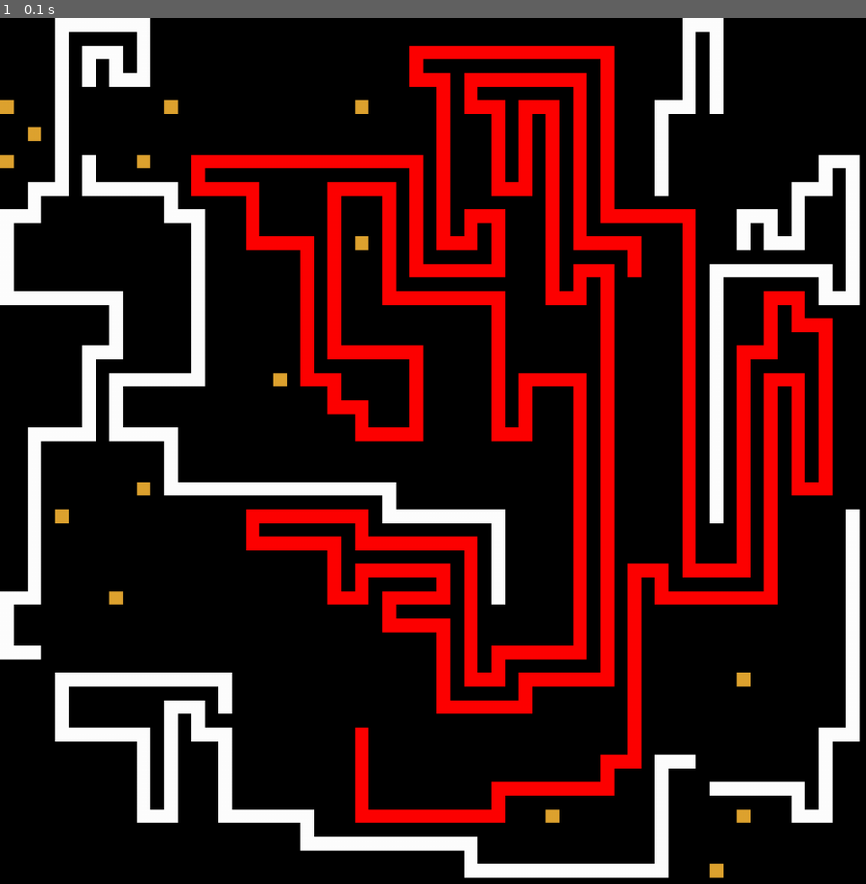
Above: before the commit, frame 1.
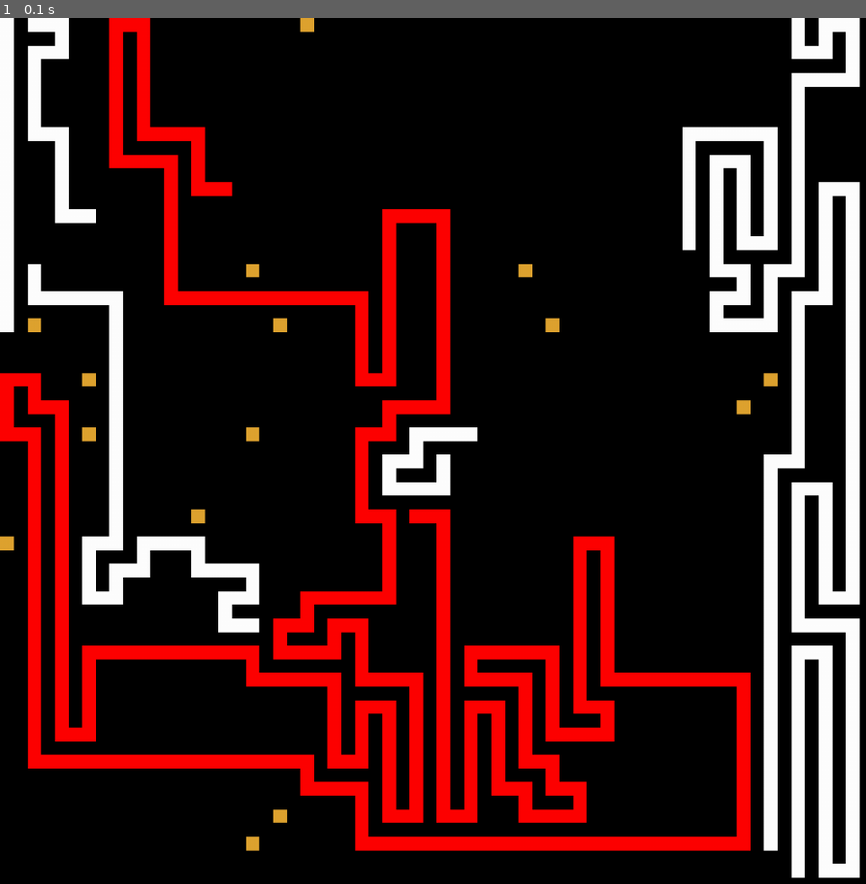
Above: after the commit, the same moment.

Repository: JesperFritsch/snake_sim
Game: pygame game, started from test/tests/autosnake2_test.py
The game is run twice, just before and just after one commit, with the same random seed, the same clock (stepped at 60 frames per second) and the same inputs.
Inputs:
- Up to frame 1 (0.1 s): no input

The runs differ from the first frame. In frame 1, 35% of the frame differs, in the area x 0-100%, y 0-100%.

Commit message:
Performance boost
Found new way to detect when to recursively run area_check, much faster now
replaced a few function calls with inline expressions

fixed a bug in area_check tat made the check search more than it should.

Diff:
--- a/snakes/autoSnake4.py
+++ b/snakes/autoSnake4.py
@@ -175,7 +175,10 @@
         s_dir = coord_op(self_coord, body_coords[1], '-')
         return coord_op(self_coord, s_dir, '+')
 
+
     def get_areas_fast(self, s_map, s_coord):
+        food_tile = self.env.FOOD_TILE
+        free_tile = self.env.FREE_TILE
         curr_area = deque()
         areas = []
         s_x, s_y = s_coord
@@ -186,7 +189,7 @@
         for n_coord in n_coords:
             i += 1
             if self.env.is_inside(n_coord):
-                if s_map[n_coord[1], n_coord[0]] == self.env.FREE_TILE or s_map[n_coord[1], n_coord[0]] == self.env.FOOD_TILE:
+                if s_map[n_coord[1], n_coord[0]] == free_tile or s_map[n_coord[1], n_coord[0]] == food_tile:
                     curr_area.append(n_coord)
                     curr_area_len += 1
                 elif curr_area_len != 0:
@@ -194,8 +197,8 @@
                     curr_area = deque()
                     curr_area_len = 0
                 corner_coord = corner_coords[i]
-                if (self.env.is_inside(corner_coord) and
-                    s_map[corner_coord[1], corner_coord[0]] != self.env.FREE_TILE and s_map[corner_coord[1], corner_coord[0]] != self.env.FOOD_TILE and
+                if (self.env.is_inside(corner_coord) and not
+                    (s_map[corner_coord[1], corner_coord[0]] == free_tile or s_map[corner_coord[1], corner_coord[0]] == food_tile) and
                     curr_area_len != 0):
                         areas.append(curr_area)
                         curr_area = deque()
@@ -207,18 +210,45 @@
         if curr_area_len != 0:
             areas.append(curr_area)
         #if the last area is connected to the first area, merge them
-        if areas[0][0] == n_coords[0] and areas[-1][-1] == n_coords[-1]:
+        if areas[0][0] == n_coords[0] and areas[-1][-1] == n_coords[-1] and curr_area_len != 4:
             lu_corn = corner_coords[-1]
-            if s_map[lu_corn[1], lu_corn[0]] == self.env.FREE_TILE or s_map[lu_corn[1], lu_corn[0]] == self.env.FOOD_TILE:
+            if s_map[lu_corn[1], lu_corn[0]] == free_tile or s_map[lu_corn[1], lu_corn[0]] == food_tile:
                 areas[0].extend(areas.pop())
         return areas
 
 
     def is_single_area(self, coord, areas):
         for area in areas:
-            if len(area) == 1 and coord_cmp(area[0], coord):
+            if len(area) == 1 and (area[0][0] == coord[0] and area[0][1] == coord[1]):
                 return True
         return False
+
+    def is_single_area2(self, s_map, coord, check_coord):
+        c_dir = (check_coord[0] - coord[0], check_coord[1] - coord[1])
+        c_perp = (c_dir[1], c_dir[0])
+        conn_a = (
+            (check_coord[0] + c_perp[0], check_coord[1] + c_perp[1]),
+            (coord[0] + c_perp[0], coord[1] + c_perp[1])
+        )
+        conn_b = (
+            (check_coord[0] - c_perp[0], check_coord[1] - c_perp[1]),
+            (coord[0] - c_perp[0], coord[1] - c_perp[1])
+        )
+        connected = True
+        for conn in conn_a:
+            x, y = conn
+            if (0 <= x < self.width and 0 <= y < self.height) and not (s_map[y, x] == self.env.FREE_TILE or s_map[y, x] == self.env.FOOD_TILE):
+                connected = False
+                break
+        if not connected:
+            connected = True
+            for conn in conn_b:
+                x, y = conn
+                if (0 <= x < self.width and 0 <= y < self.height) and not (s_map[y, x] == self.env.FREE_TILE or s_map[y, x] == self.env.FOOD_TILE):
+                    connected = False
+                    break
+        return not connected
+
 
     def area_check(self, s_map, body_coords, start_coord, tile_count=0, food_count=0, max_index=0, checked=None, depth=0):
         current_coords = deque([start_coord])
@@ -239,30 +269,33 @@
         while current_coords:
             curr_coord = current_coords.popleft()
             c_x, c_y = curr_coord
-            if tile_count > 1:
-                #if it is the first tile then an area search could be incorrect if the head is one step away from a
-                areas = self.get_areas_fast(s_map, curr_coord)
-            else:
-                areas = []
+            # if tile_count > 1:
+            #     #if it is the first tile then an area search could be incorrect if the head is one step away from a
+            #     areas = self.get_areas_fast(s_map, curr_coord)
+            # else:
+            #     areas = []
             # map_copy = self.show_search(s_map.copy(), coord=curr_coord, checked=checked)
             # self.print_map(map_copy)
+            # print('curr_coord: ', curr_coord)
             # print('areas: ', areas)
             neighbours = ((c_x, c_y-1),(c_x+1, c_y),(c_x, c_y+1),(c_x-1, c_y))
-            neighbours = [coord for coord in neighbours if self.env.is_inside(coord)]
+            neighbours = [(x, y) for x, y in neighbours if (0 <= x < self.width and 0 <= y < self.height)]
             for n_coord in neighbours:
                 n_x, n_y = n_coord
                 if not checked[n_y, n_x]:
                     checked[n_y, n_x] = True
-                    if coord_cmp(n_coord, tail_coord):
+                    if n_coord[0] == tail_coord[0] and n_coord[1] == tail_coord[1]:
                         has_tail = True
                         is_clear = True
                         done = True
                         break
                     coord_val = s_map[n_y, n_x]
-                    if self.is_single_area(n_coord, areas):
-                        to_be_checked.append(n_coord)
-                        continue
+                    # if self.is_single_area(n_coord, areas):
                     if coord_val == self.env.FREE_TILE or coord_val == self.env.FOOD_TILE:
+                        if self.is_single_area2(s_map, curr_coord, n_coord):
+                            # print('Single area: ', n_coord)
+                            to_be_checked.append(n_coord)
+                            continue
                         if s_map[n_y, n_x] == self.env.FOOD_TILE:
                             # print('Found food')
                             food_count += 1
--- a/test/tests/autosnake2_test.py
+++ b/test/tests/autosnake2_test.py
@@ -1,10 +1,13 @@
 import os
 import itertools
+import cProfile
+import pstats
+from io import StringIO
 import numpy as np
 from collections import deque
 from pathlib import Path
 from time import time
-from utils import coord_op
+from utils import coord_op, coord_cmp
 from snakes.autoSnake2 import AutoSnake2
 from snakes.autoSnake3 import AutoSnake3
 from snakes.autoSnake4 import AutoSnake4
@@ -27,9 +30,9 @@
     FOOD = 35
     env = SnakeEnv(GRID_WIDTH, GRID_HEIGHT, FOOD)
     test_data_dir = os.path.abspath(os.path.join(os.path.dirname(__file__), '..', 'test_data'))
-    test_map_filename = 'test_map2.txt'
+    test_map_filename = 'test_map1.txt'
     test_map_filepath = os.path.join(test_data_dir, test_map_filename)
-    snake_char = 'C'
+    snake_char = 'A'
     expand_factor = 2
     frame_width = GRID_WIDTH * expand_factor
     frame_height = GRID_HEIGHT * expand_factor
@@ -64,6 +67,7 @@
     env.food.locations = set([tuple(x) for x in step_state['food'] if tuple(x) != snake.coord])
     snake.x, snake.y = snake.coord
     snake.update_map(env.map)
+    # snake.map[22, 9] = ord('X')
     snake.print_map(snake.map)
     # print(snake.body_coords)
     print(snake.length, snake.coord, snake.body_value)
@@ -71,7 +75,48 @@
     # snake.update()
     # frames = None
     rundata = []
-    # area_coord = (0, 0)
+    area_coord = (7, 16)
+    map_copy = snake.map.copy()
+    map_copy[area_coord[1], area_coord[0]] = ord('Q')
+    snake.print_map(map_copy)
+    # pr = cProfile.Profile()
+    # pr.enable()
+
+    # # Call the function you want to profile
+    # for _ in range(200):
+    #     snake.area_check(snake.map, snake.body_coords.copy(), area_coord)
+
+    # pr.disable()
+
+    # # Print the profiling results
+    # s = StringIO()
+    # sortby = 'cumulative'
+    # ps = pstats.Stats(pr, stream=s).sort_stats(sortby)
+    # ps.print_stats()
+    # print(s.getvalue())
+    # time_e = time()
+    # for _ in range(200):
+    #     area = snake.area_check(snake.map, snake.body_coords.copy(), area_coord)
+    # print(area)
+    # print('area_check: ', (time() - time_e) * 1000)
+    # time_e = time()
+    # for _ in range(2000):
+    #     areas = snake.get_areas_fast(snake.map, area_coord)
+    # print('get_areas_fast: ', (time() - time_e) * 1000)
+    # time_e = time()
+    # for _ in range(200000):
+    #     a = area_coord[0] == area_coord[0] and area_coord[1] == area_coord[1]
+    # print('manual: ', (time() - time_e) * 1000)
+    # time_e = time()
+    # for _ in range(200000):
+    #     a = coord_cmp(area_coord, area_coord)
+    # print('coord_cmp: ', (time() - time_e) * 1000)
+    # print(areas)
+    # time_e = time()
+    # for _ in range(2000):
+    #     is_single = snake.is_single_area2(snake.map, area_coord, coord_op(area_coord, (1, 0), '+'))
+    # print(is_single, coord_op(area_coord, (1, 0), '+'))
+    # print('is_single_area2: ', (time() - time_e) * 1000)
     # valid_tiles = snake.valid_tiles(snake.map, area_coord)
     # time_z = time()
     # areas_check = snake.is_area_clear(snake.map, snake.body_coords, area_coord)
